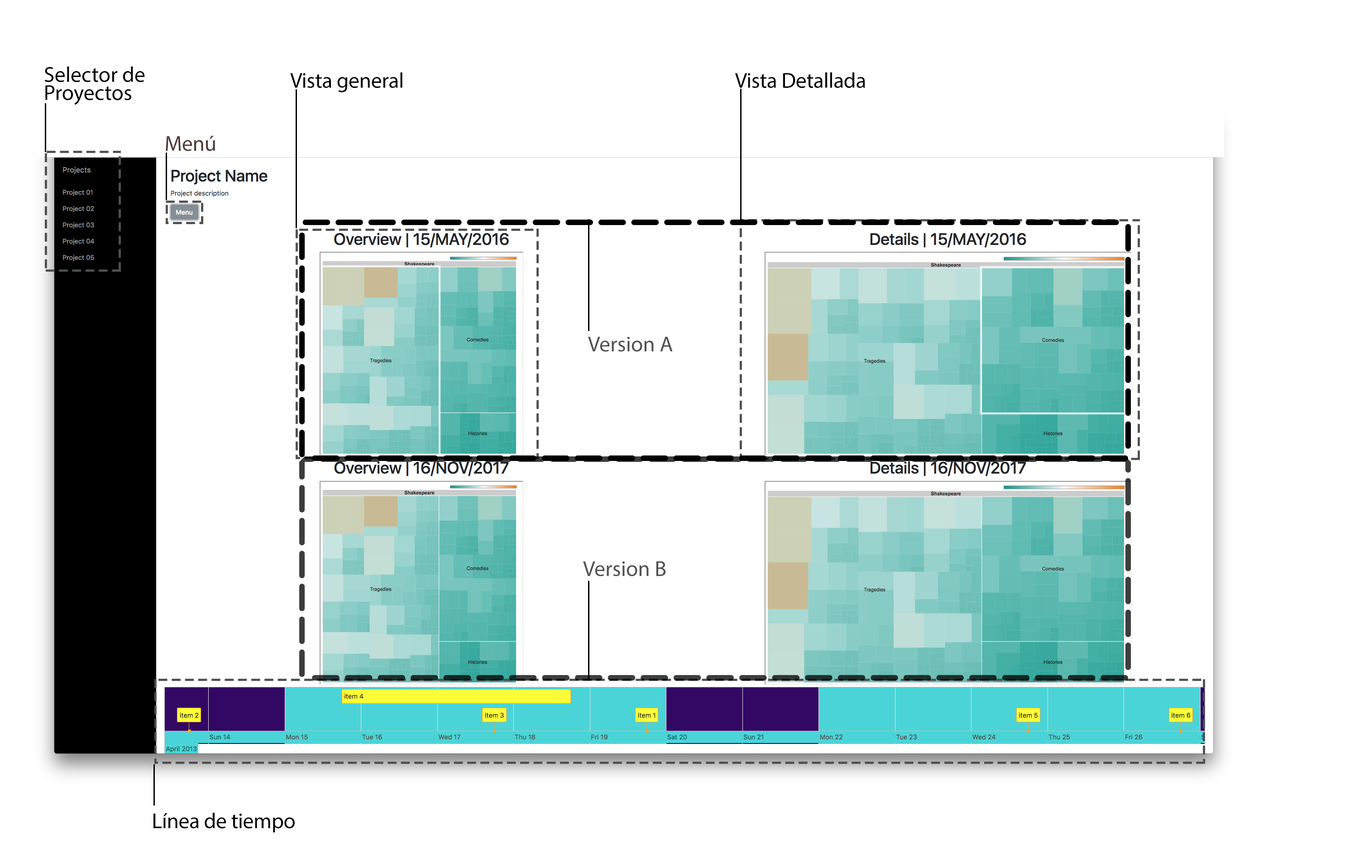
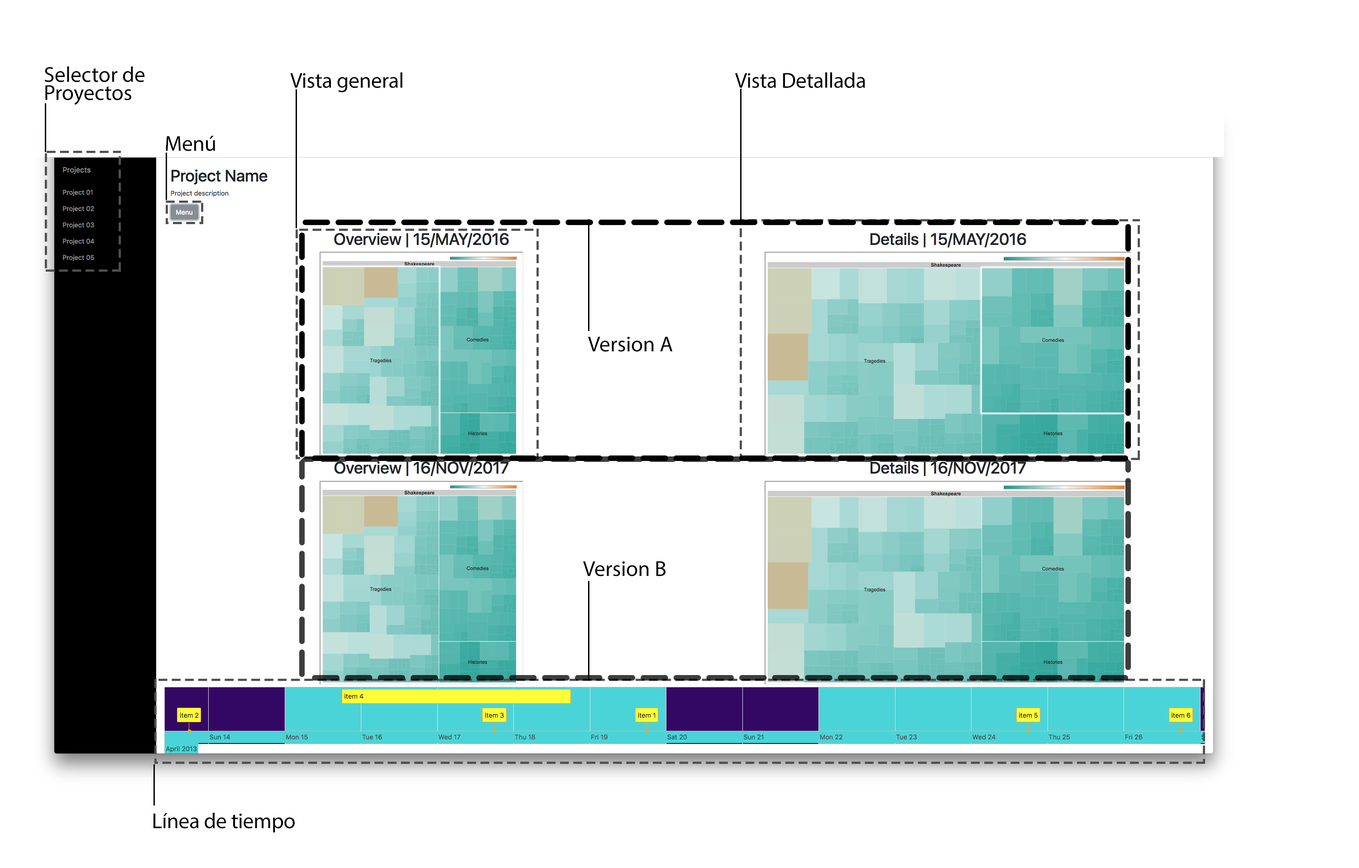
Layered file, before and after one edit (1359 × 868). Changes by layer:
painted on "Version B" over (583, 560, 666, 577)
painted on "Version A" over (588, 336, 673, 352)
painted on "Menú" over (165, 135, 216, 152)
